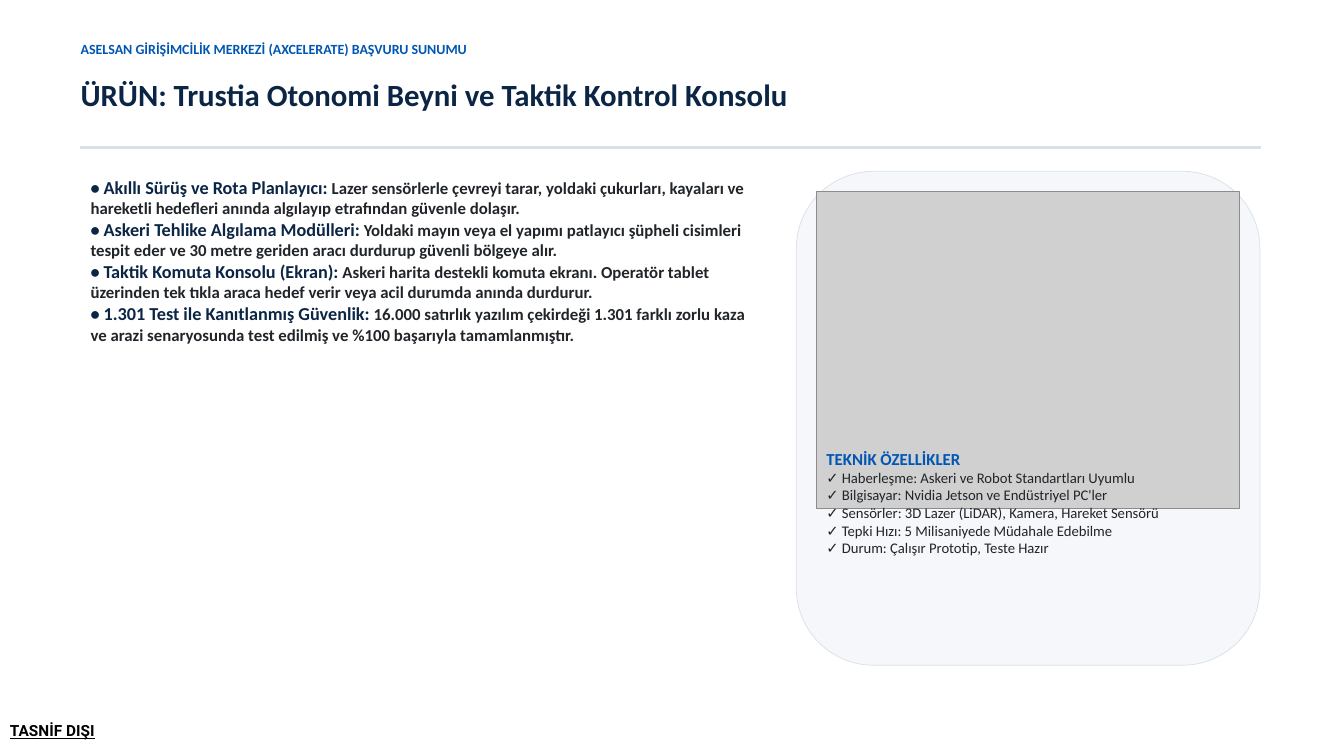
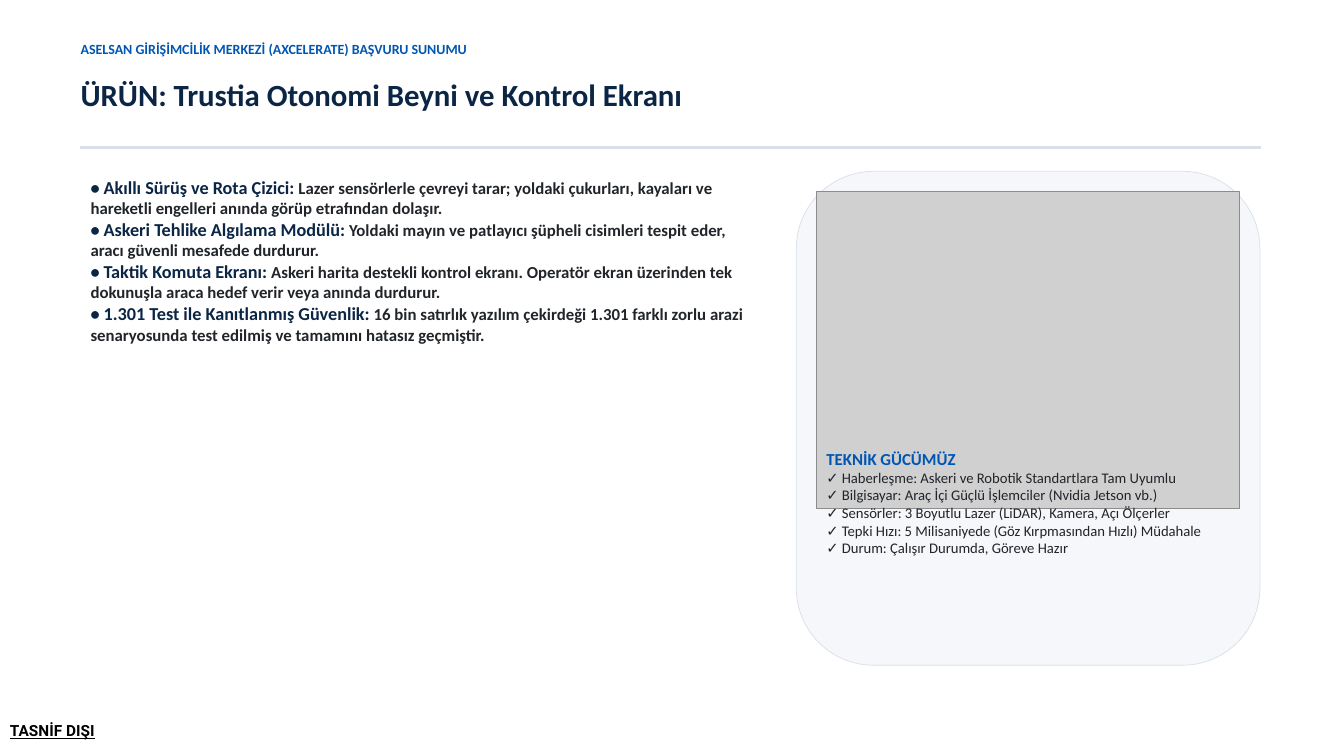
Before and after one commit to Trustia/Trustia, a slide deck: slide 4 of Kurumsal/Sunumlar/Trustia_ASELSAN_Girisim_Sunumu.pptx. Drawn at 1344x756 pixels with LibreOffice and Linux fonts; fonts in the diff are those of the drawing; grey boxes stand for pictures. Boxes give left, top, right and bottom in pixels: in the first picture for what was removed or moved away, otherwise in the second. Text is boxed around its words. In the diff, an @@ line names an element or a change of style, - is before the commit and + after.

```diff
--- a/Kurumsal/Sunumlar/Trustia_ASELSAN_Girisim_Sunumu.pptx
+++ b/Kurumsal/Sunumlar/Trustia_ASELSAN_Girisim_Sunumu.pptx
@@ text at box(81, 81, 682, 111): text changed @@
-ÜRÜN: Trustia Otonomi Beyni ve Taktik Kontrol Konsolu
+ÜRÜN: Trustia Otonomi Beyni ve Kontrol Ekranı
@@ text at box(91, 181, 743, 344): text changed @@
-• Akıllı Sürüş ve Rota Planlayıcı: Lazer sensörlerle çevreyi tarar, yoldaki çukurları, kayaları ve hareketli hedefleri anında algılayıp etrafından güvenle dolaşır.
-• Askeri Tehlike Algılama Modülleri: Yoldaki mayın veya el yapımı patlayıcı şüpheli cisimleri tespit eder ve 30 metre geriden aracı durdurup güvenli bölgeye alır.
-• Taktik Komuta Konsolu (Ekran): Askeri harita destekli komuta ekranı. Operatör tablet üzerinden tek tıkla araca hedef verir veya acil durumda anında durdurur.
-• 1.301 Test ile Kanıtlanmış Güvenlik: 16.000 satırlık yazılım çekirdeği 1.301 farklı zorlu kaza ve arazi senaryosunda test edilmiş ve %100 başarıyla tamamlanmıştır.
+• Akıllı Sürüş ve Rota Çizici: Lazer sensörlerle çevreyi tarar; yoldaki çukurları, kayaları ve hareketli engelleri anında görüp etrafından dolaşır.
+• Askeri Tehlike Algılama Modülü: Yoldaki mayın ve patlayıcı şüpheli cisimleri tespit eder, aracı güvenli mesafede durdurur.
+• Taktik Komuta Ekranı: Askeri harita destekli kontrol ekranı. Operatör ekran üzerinden tek dokunuşla araca hedef verir veya anında durdurur.
+• 1.301 Test ile Kanıtlanmış Güvenlik: 16 bin satırlık yazılım çekirdeği 1.301 farklı zorlu arazi senaryosunda test edilmiş ve tamamını hatasız geçmiştir.
@@ text at box(826, 451, 1201, 556): text changed @@
-TEKNİK ÖZELLİKLER
-✓ Haberleşme: Askeri ve Robot Standartları Uyumlu
-✓ Bilgisayar: Nvidia Jetson ve Endüstriyel PC'ler
-✓ Sensörler: 3D Lazer (LiDAR), Kamera, Hareket Sensörü
-✓ Tepki Hızı: 5 Milisaniyede Müdahale Edebilme
-✓ Durum: Çalışır Prototip, Teste Hazır
+TEKNİK GÜCÜMÜZ
+✓ Haberleşme: Askeri ve Robotik Standartlara Tam Uyumlu
+✓ Bilgisayar: Araç İçi Güçlü İşlemciler (Nvidia Jetson vb.)
+✓ Sensörler: 3 Boyutlu Lazer (LiDAR), Kamera, Açı Ölçerler
+✓ Tepki Hızı: 5 Milisaniyede (Göz Kırpmasından Hızlı) Müdahale
+✓ Durum: Çalışır Durumda, Göreve Hazır
```
Also in this commit, not shown: 12 other slides changed, 3 other files.
